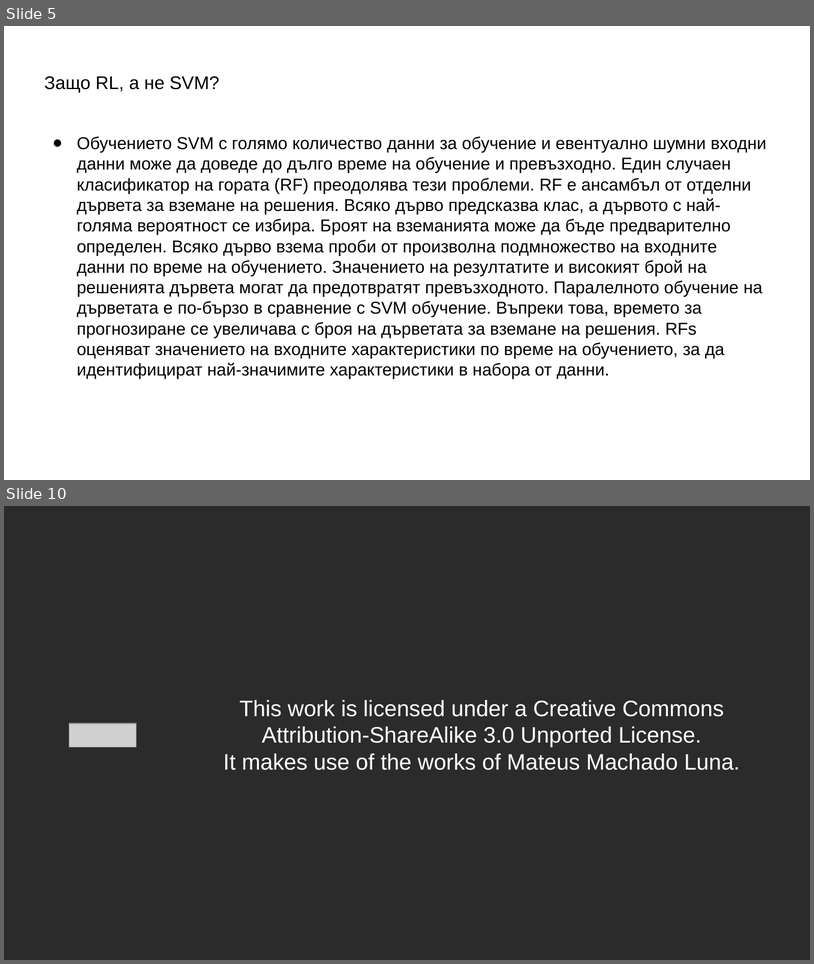
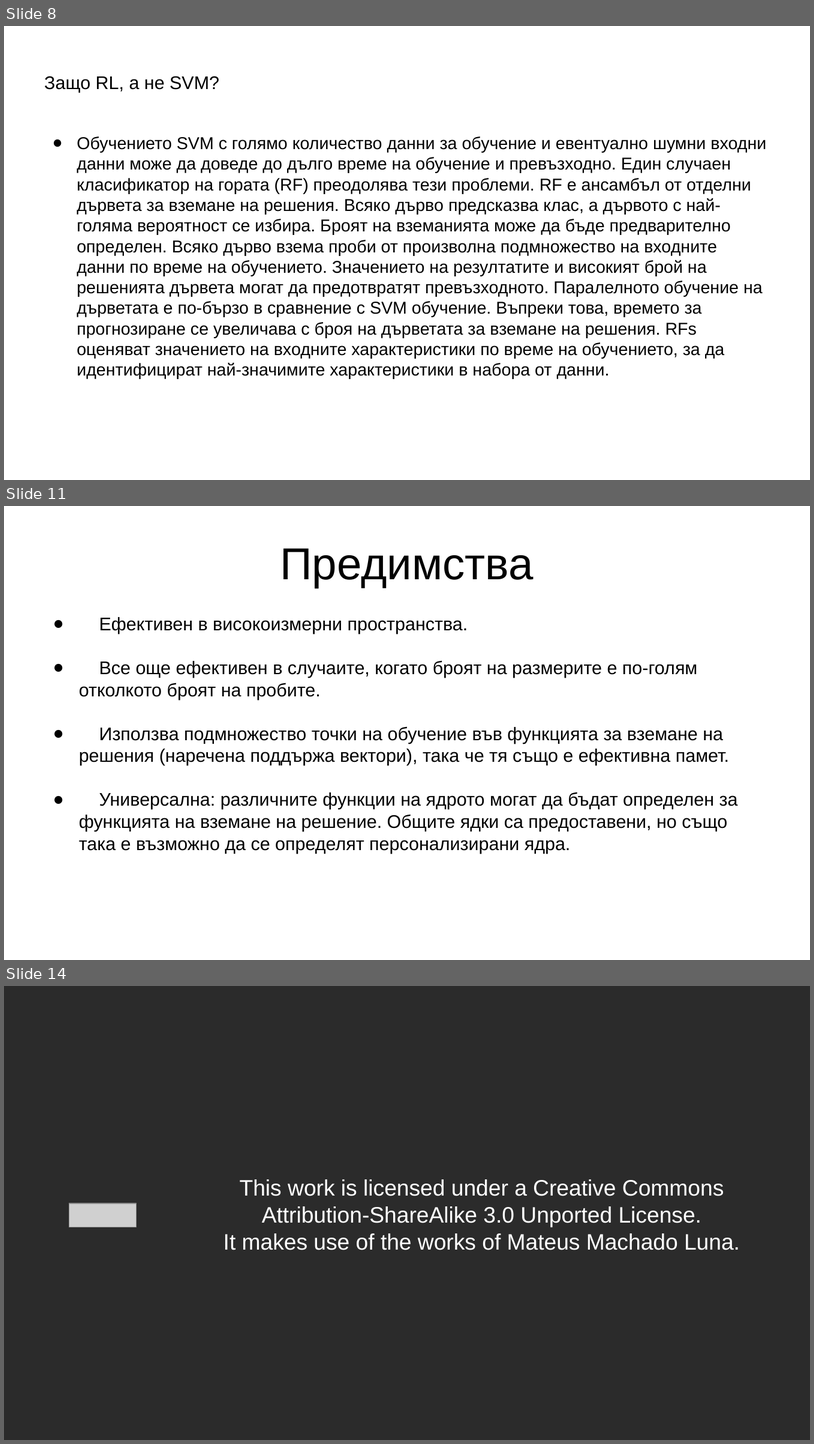
Before and after one commit to Galya777/StockPredictions, a slide deck: Presentation.pptx. Shown one above the other, each under a label of ours: slides 5 and 10 before the commit, slides 8, 11 and 14 after it; the slides between them are not shown. The pictures are 814x964 and 814x1444 pixels, drawn with LibreOffice and Linux fonts; fonts in the diff are those of the drawing; grey boxes stand for pictures; background and template pictures are left out; a plain dark background stands for a picture behind light text. Boxes give left, top, right and bottom in pixels: in the first picture for what was removed or moved away, otherwise in the second. Text is boxed around its words. In the diff, an @@ line names an element or a change of style, - is before the commit and + after.

```diff
--- a/Presentation.pptx
+++ b/Presentation.pptx
@@ slide 11 added at [4,506,810,960], background picture (left out) @@
@@ title added at [280,548,534,588], 44 pt, text #000000 @@
+Предимства
@@ text added at [79,617,738,853], 18 pt, text #000000 @@
+● Ефективен в високоизмерни пространства.
+● Все още ефективен в случаите, когато броят на размерите е по-голям отколкото броят на пробите.
+● Използва подмножество точки на обучение във функцията за вземане на решения (наречена поддържа вектори), така че тя също е ефективна памет.
+● Универсална: различните функции на ядрото могат да бъдат определен за функцията на вземане на решение. Общите ядки са предоставени, но също така е възможно да се определят персонализирани ядра.
@@ what was slide 5 is now slide 8 @@
@@ what was slide 10 is now slide 14 @@
```
Also in this commit, not shown: 2 slides changed, 5 other slides added, 2 slides removed, 1 other file.
